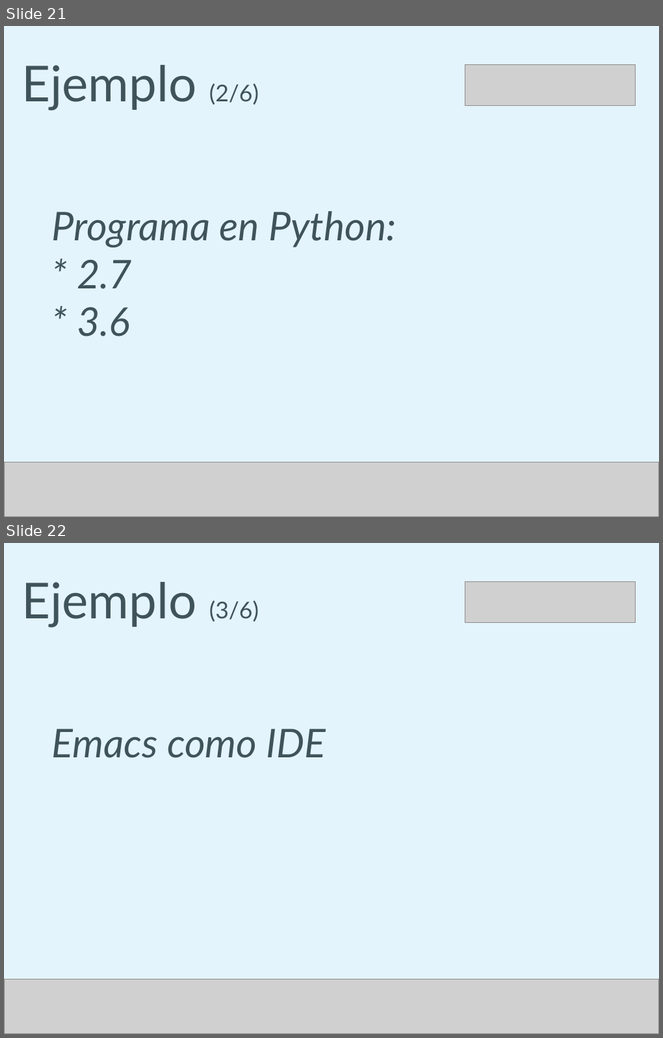
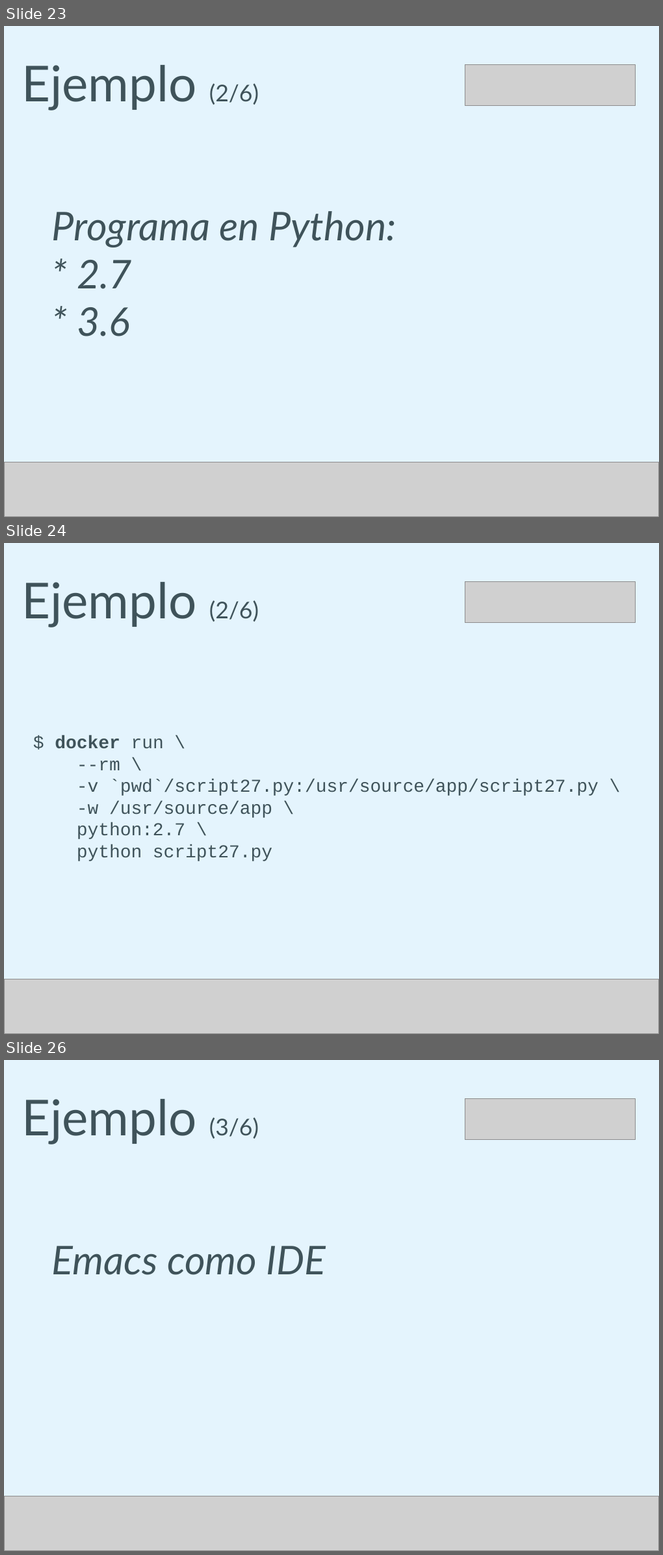
Before and after one commit to humitos/docker-workshop, a slide deck: talk/docker.odp. Shown one above the other, each under a label of ours: slides 21 and 22 before the commit, slides 23, 24 and 26 after it; the slides between them are not shown. The pictures are 663x1038 and 663x1555 pixels, drawn with LibreOffice and Linux fonts; fonts in the diff are those of the drawing; grey boxes stand for pictures. Boxes give left, top, right and bottom in pixels: in the first picture for what was removed or moved away, otherwise in the second. Text is boxed around its words. In the diff, an @@ line names an element or a change of style, - is before the commit and + after.

```diff
--- a/talk/docker.odp
+++ b/talk/docker.odp
@@ slide 24 added at <box>4,543,659,1034</box>, background #E4F4FD @@
@@ text added at <box>22,582,259,627</box>, 60 pt, text #3F535A @@
+Ejemplo (2/6)
@@ picture added at <box>466,582,636,623</box> @@
@@ text added at <box>55,735,599,861</box>, 22 pt, text #3F535A @@
+$ docker run \
+--rm \
+-v `pwd`/script27.py:/usr/source/app/script27.py \
+-w /usr/source/app \
+python:2.7 \
+python script27.py
@@ picture added at <box>4,980,659,1034</box> @@
@@ what was slide 21 is now slide 23 @@
@@ what was slide 22 is now slide 26 @@
```
Also in this commit, not shown: 4 slides changed, 6 other slides added, 1 slide removed.
